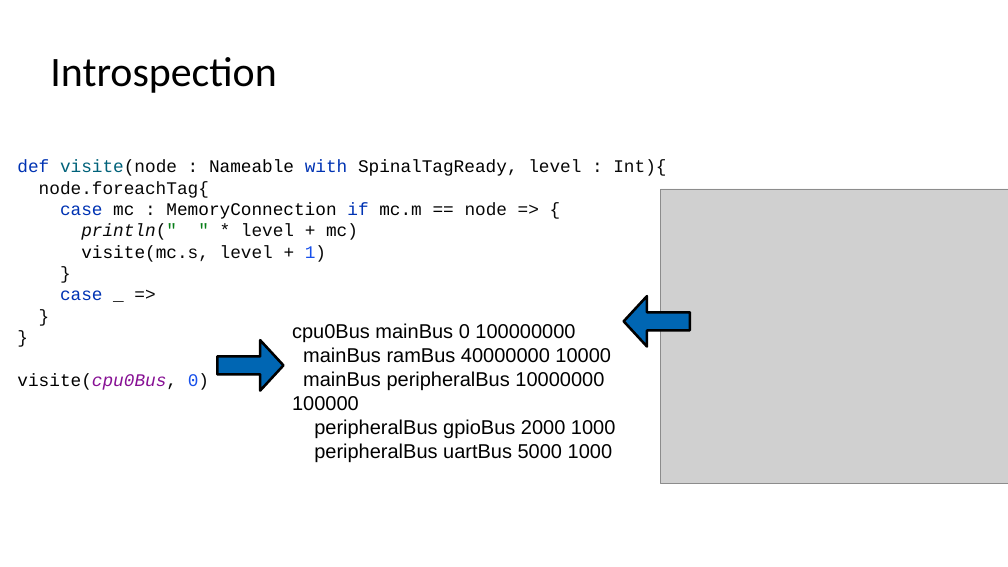
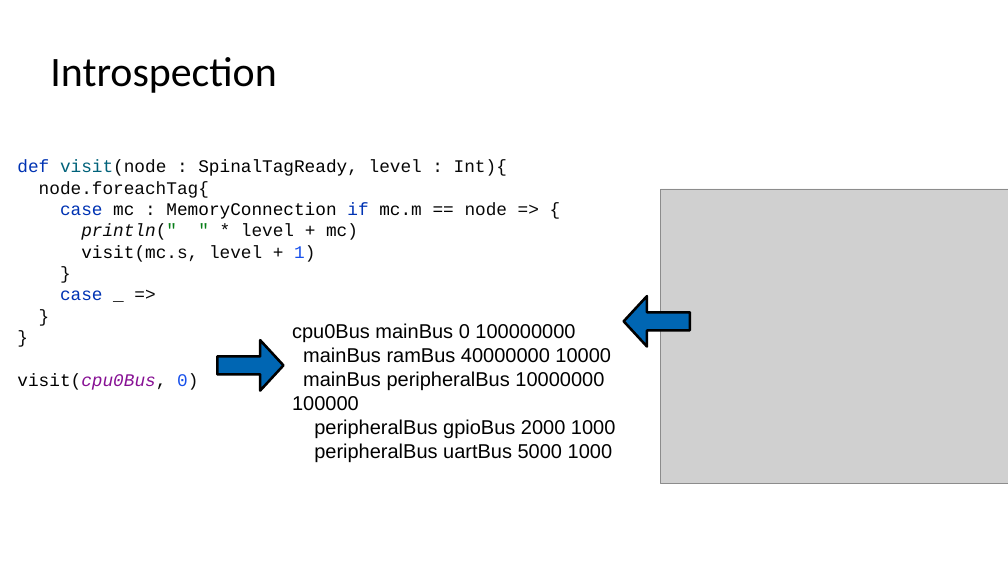
Before and after one commit to SpinalHDL/SpinalDoc, a slide deck: slide 16 of presentation/en/spinalhdl_210723/spinalhdl_210723.odp. Drawn at 1008x567 pixels with LibreOffice and Linux fonts; fonts in the diff are those of the drawing; grey boxes stand for pictures. Boxes give left, top, right and bottom in pixels: in the first picture for what was removed or moved away, otherwise in the second. Text is boxed around its words. In the diff, an @@ line names an element or a change of style, - is before the commit and + after.

```diff
--- a/presentation/en/spinalhdl_210723/spinalhdl_210723.odp
+++ b/presentation/en/spinalhdl_210723/spinalhdl_210723.odp
@@ text at (17,160,508,390): text changed @@
-def visite(node : Nameable with SpinalTagReady, level : Int){
-node.foreachTag{
-case mc : MemoryConnection if mc.m == node => {
-println(" " * level + mc)
-visite(mc.s, level + 1)
-}
-case _ =>
-}
-}
-visite(cpu0Bus, 0)
+def visit(node : SpinalTagReady, level : Int){
+node.foreachTag{
+case mc : MemoryConnection if mc.m == node => {
+println(" " * level + mc)
+visit(mc.s, level + 1)
+}
+case _ =>
+}
+}
+visit(cpu0Bus, 0)
```
Also in this commit, not shown: 8 other slides changed, 1 other file.
